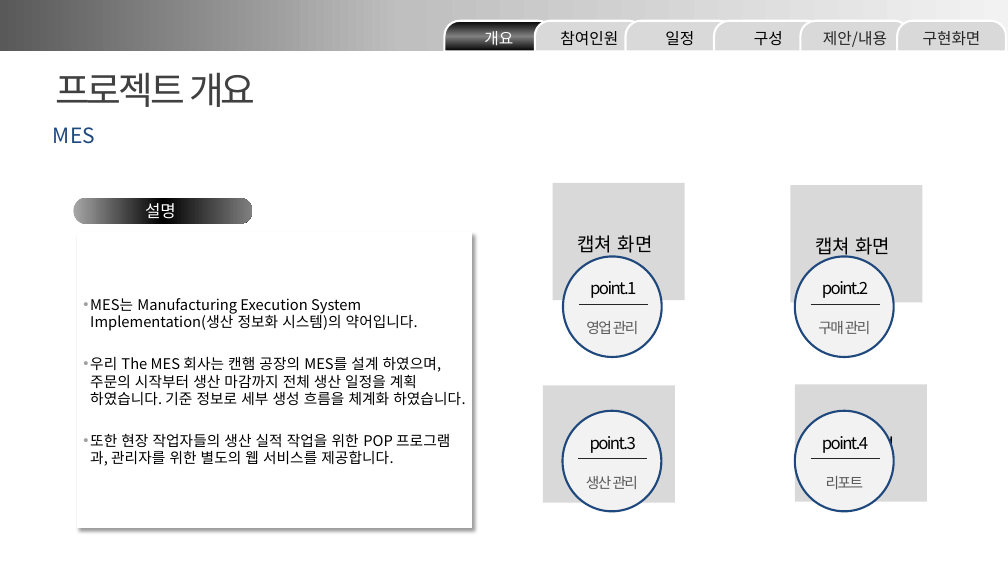
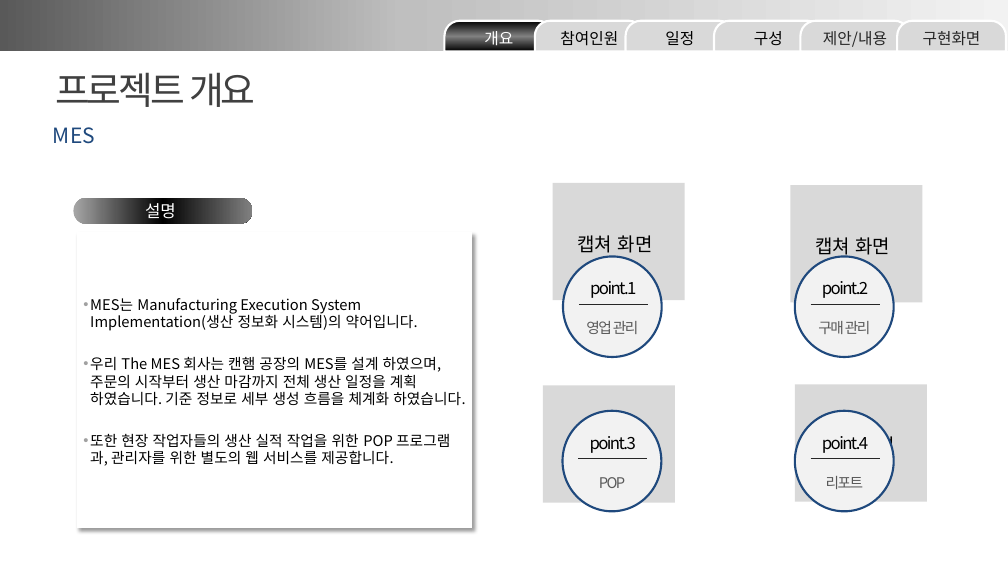
Before and after one commit to minmaxheap/FinalProject, a slide deck: slide 3 of 산출물/Team3 화면 설계 발표 ppt.pptx. Drawn at 1008x567 pixels with LibreOffice and Linux fonts; fonts in the diff are those of the drawing. Boxes give left, top, right and bottom in pixels: in the first picture for what was removed or moved away, otherwise in the second. Text is boxed around its words. In the diff, an @@ line names an element or a change of style, - is before the commit and + after.

Commit message:
일부 PPT 수정

```diff
--- a/산출물/Team3 화면 설계 발표 ppt.pptx
+++ b/산출물/Team3 화면 설계 발표 ppt.pptx
@@ text at [599, 477, 625, 488]: text changed @@
-생산 관리
+POP
```
